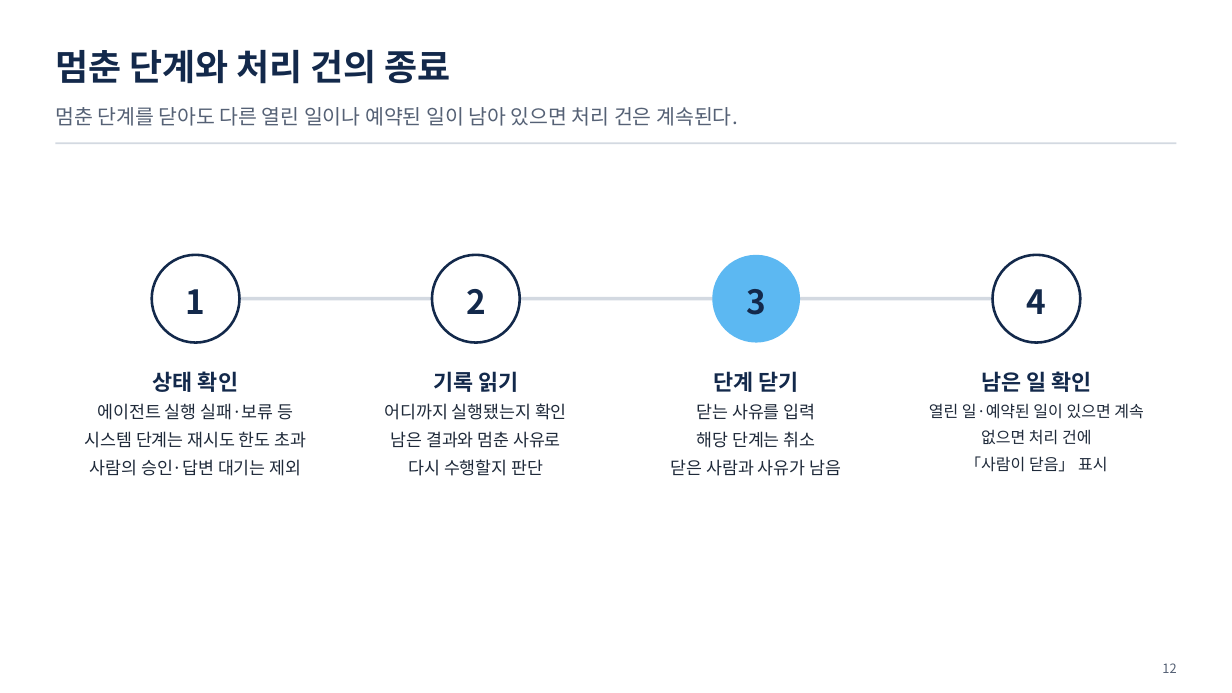
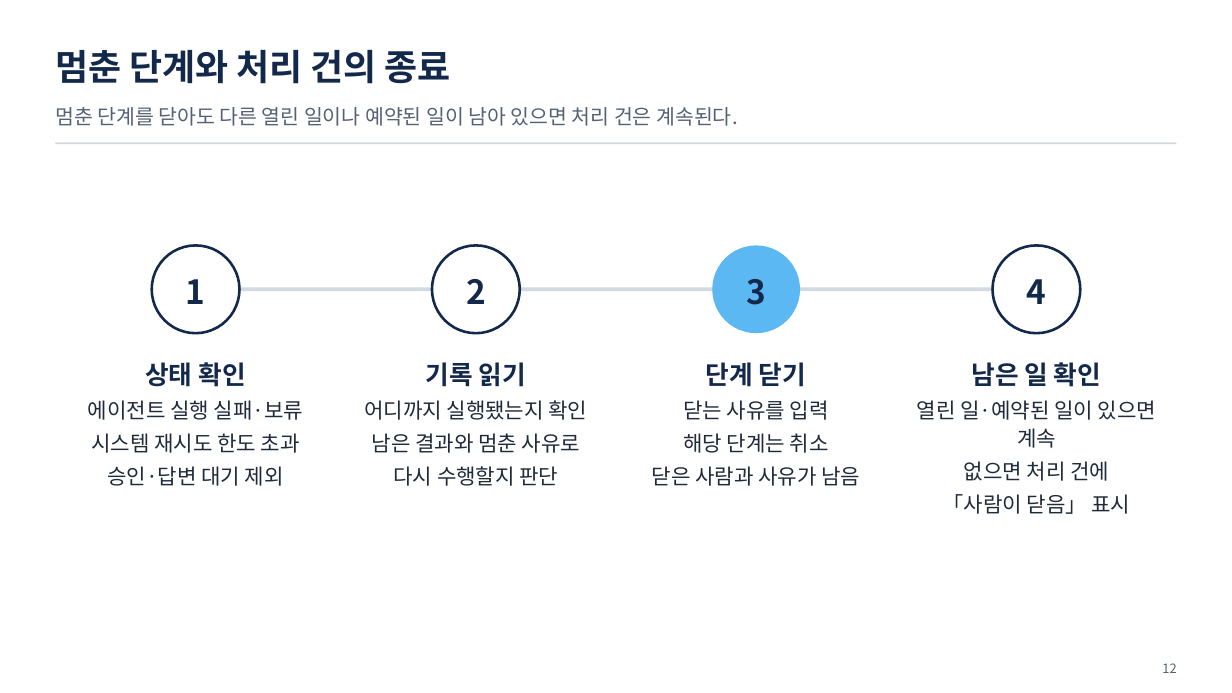
Before and after one commit to uengine-oss/hyd-iot-edu, a slide deck: slide 12 of workspace/강의제작/산출물/통합반/이론/07회차/통합반_07일차.pptx. Drawn at 1232x693 pixels with LibreOffice and Linux fonts; fonts in the diff are those of the drawing. Boxes give left, top, right and bottom in pixels: in the first picture for what was removed or moved away, otherwise in the second. Text is boxed around its words. In the diff, an @@ line names an element or a change of style, - is before the commit and + after.

```diff
--- a/workspace/강의제작/산출물/통합반/이론/07회차/통합반_07일차.pptx
+++ b/workspace/강의제작/산출물/통합반/이론/07회차/통합반_07일차.pptx
@@ 4 texts, 4 ellipses, 1 rectangle: place and size @@
-4 texts, 4 ellipses, 1 rectangle at <box>152,255,1080,343</box>
+4 texts, 4 ellipses, 1 rectangle at <box>152,246,1080,334</box>
@@ text "상태 확인": place and size @@
-text "상태 확인" at <box>85,371,307,476</box>
+text "상태 확인" at <box>88,362,304,486</box>
@@ text "기록 읽기": place and size @@
-text "기록 읽기" at <box>385,371,567,476</box>
+text "기록 읽기" at <box>364,362,587,486</box>
@@ text "기록 읽기" at <box>364,362,587,486</box>: size 17 to 20 pt in "기록 읽기"; size 13.5 to 16.5 pt in "어디까지 실행됐는지 확인", "남은 결과와 멈춘 사유로", "다시 수행할지 판단" @@
@@ text "단계 닫기": place and size @@
-text "단계 닫기" at <box>671,371,841,476</box>
+text "단계 닫기" at <box>652,362,860,486</box>
@@ text "단계 닫기" at <box>652,362,860,486</box>: size 17 to 20 pt in "단계 닫기"; size 13.5 to 16.5 pt in "닫는 사유를 입력", "해당 단계는 취소", "닫은 사람과 사유가 남음" @@
@@ text "남은 일 확인": place and size @@
-text "남은 일 확인" at <box>929,371,1143,472</box>
+text "남은 일 확인" at <box>917,362,1156,514</box>
@@ text "남은 일 확인" at <box>917,362,1156,514</box>: size 17 to 20 pt in "남은 일 확인"; size 12.5 to 16.5 pt in "열린 일·예약된 일이 있으면 계속", "없으면 처리 건에", "「사람이 닫음」 표시" @@
@@ text at <box>145,362,245,387</box>: size 17 to 20 pt in "상태 확인" @@
@@ text at <box>88,400,304,486</box>: text changed; size 13.5 to 16.5 pt @@
-에이전트 실행 실패·보류 등
-시스템 단계는 재시도 한도 초과
-사람의 승인·답변 대기는 제외
+에이전트 실행 실패·보류
+시스템 재시도 한도 초과
+승인·답변 대기 제외
```
Also in this commit, not shown: 3 other slides changed, 14 other files.
